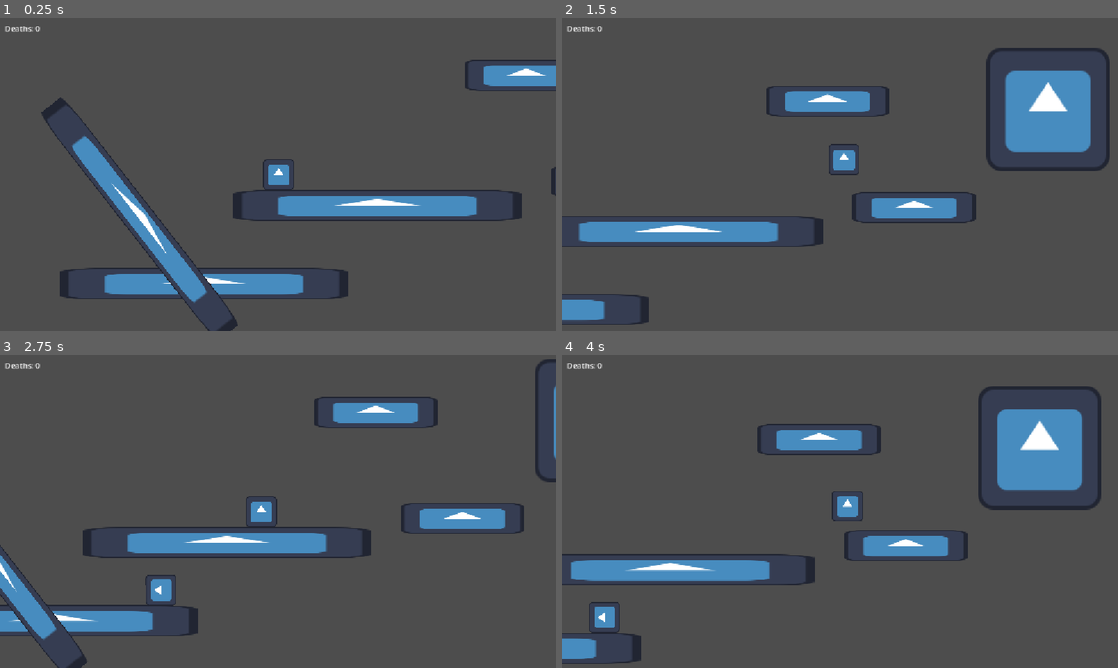
Above: before the commit, frames 1-4 (two rows, left to right).
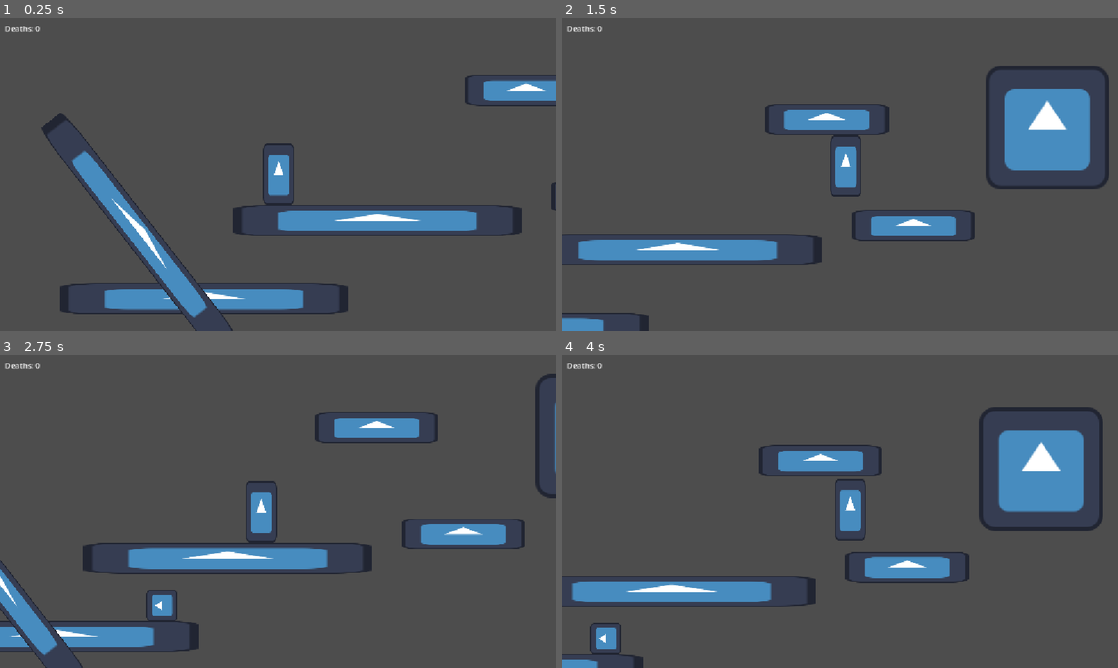
Above: after the commit, the same moments.

Repository: lmg-abe/runny-nose
Game: Godot game, scene res://main.tscn
Two runs of this game, one before a commit and one after it. Both use one fixed random seed, a clock stepped at 60 frames per second and the inputs below. The engine's default icon, where the game draws it, is replaced by a stand-in: a white triangle on a blue panel in a dark square.
Inputs:
- Up to frame 1 (0.25 s): no input
- Up to frame 2 (1.5 s): hold D (move_right) from 0.53 s (still down); tap 2 (dash) at 0.6 s; tap Space (jump) at 0.77 s; tap 1 (sneeze) at 1.35 s
- Up to frame 3 (2.75 s): tap Space (jump) at 1.52 s; release D (move_right) at 2.03 s; hold A (move_left) from 2.03 s (still down); tap 2 (dash) at 2.1 s
- Up to frame 4 (4 s): release A (move_left) at 2.78 s; hold D (move_right) from 2.78 s (still down); tap 1 (sneeze) at 2.85 s; tap Space (jump) at 3.02, 3.77 s; tap 2 (dash) at 3.6 s

The runs differ from the first frame. In frame 1, 13% of the frame differs, in the area x 7-100%, y 13-100%; in frame 2, 14%; in frame 3, 13%; in frame 4, 16%, in the area x 0-98%, y 10-100%.

Commit message:
moved button and made the player tall

Diff:
--- a/main.tscn
+++ b/main.tscn
@@ -60,7 +60,7 @@
 shape = SubResource("RectangleShape2D_frgu1")
 
 [node name="Button" type="Area2D" parent="." unique_id=1813391479]
-position = Vector2(5981, -243)
+position = Vector2(5806, -243)
 script = ExtResource("3_5vw27")
 
 [node name="Icon" type="Sprite2D" parent="Button" unique_id=1540617976]
--- a/runny.tscn
+++ b/runny.tscn
@@ -6,6 +6,7 @@
 radius = 64.0
 
 [node name="Runny" type="CharacterBody2D" unique_id=1298635211]
+scale = Vector2(1, 2)
 
 [node name="Icon" type="Sprite2D" parent="." unique_id=1860541011]
 texture = ExtResource("1_ahjt7")
